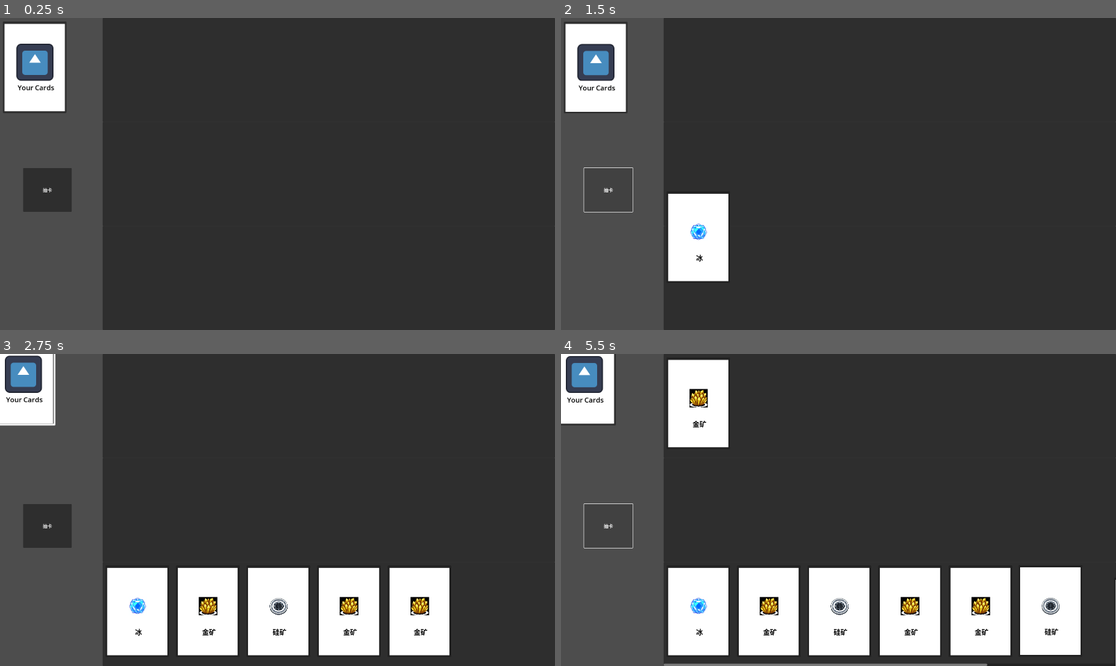
Above: before the commit, frames 1-4 (two rows, left to right).
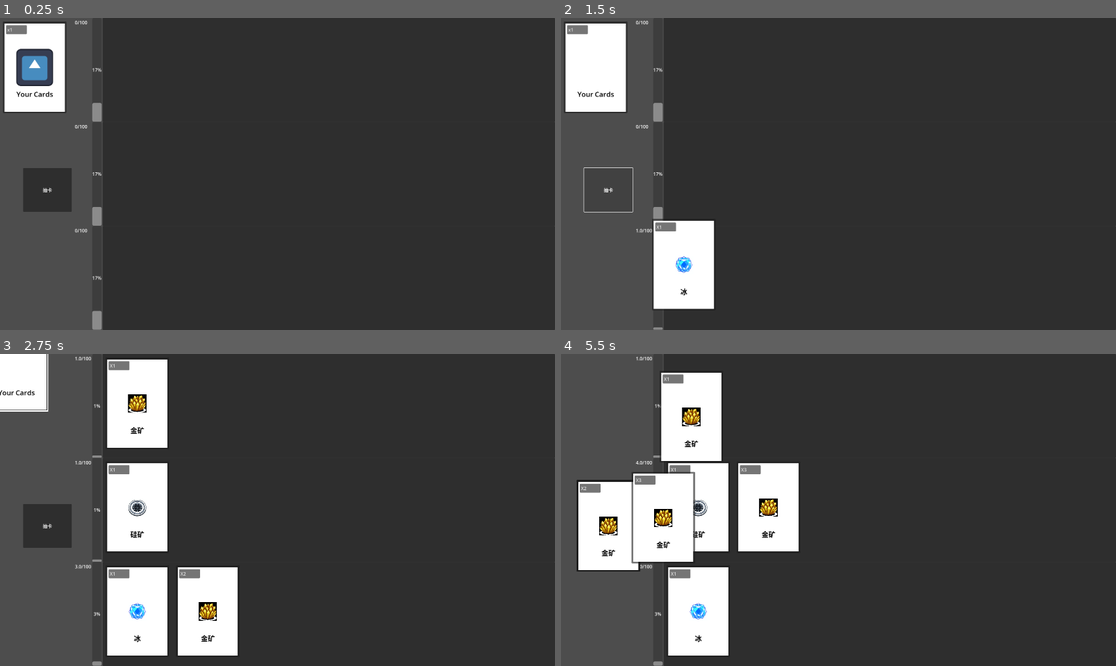
Above: after the commit, the same moments.

Repository: 1185724109/godot-card-game-frame
Game: Godot game, scene res://main.tscn
The game is run twice, just before and just after one commit, with the same random seed, the same clock (stepped at 60 frames per second) and the same inputs. The engine's default icon, where the game draws it, is replaced by a stand-in: a white triangle on a blue panel in a dark square.
Inputs (mouse positions are in pixels of both pictures, inside the frame that each line leads up to):
- Up to frame 1 (0.25 s): no input
- Up to frame 2 (1.5 s): click (594, 67) at 0.5 s; click "抽卡" at 1.25 s
- Up to frame 3 (2.75 s): click (16, 366) at 2 s, where only the run after the commit has a clickable "x1"
- Up to frame 4 (5.5 s): click (677, 366) at 2.75 s, where only the run after the commit has a clickable "X1"; click (749, 572) at 3.5 s, where only the run after the commit has a clickable "X2"; click (583, 378) at 4.27 s; click "抽卡" at 5 s

The runs differ from the first frame. In frame 1, 1.2% of the frame differs, in the area x 0-19%, y 0-100%; in frame 2, 4.6%; in frame 3, 18%; in frame 4, 31%, in the area x 0-100%, y 0-100%.
Error before the commit: Invalid call. Nonexistent function 'add_card' in base 'Nil'. (res://cards/card.gd:61)
Error after the commit: Invalid access to property or key 'base_displayName' on a base object of type 'Dictionary'. (res://cards/card.gd:120)

Commit message:
更新了卡牌堆叠

Diff:
--- /dev/null
+++ b/VFSlayer.gd
@@ -0,0 +1 @@
+extends CanvasLayer
--- /dev/null
+++ b/VFSlayer.tscn
@@ -0,0 +1,7 @@
+[gd_scene load_steps=2 format=3 uid="uid://dew3yjp7bqrc6"]
+
+[ext_resource type="Script" uid="uid://c60opswrxm3t8" path="res://VFSlayer.gd" id="1_tke60"]
+
+[node name="VFSlayer" type="CanvasLayer"]
+layer = 10
+script = ExtResource("1_tke60")
--- a/cards/card.gd
+++ b/cards/card.gd
@@ -13,9 +13,13 @@
 @export var cardWeight:float
 @export var cardInfo:Dictionary
 
-var pickButton
+@export var pickButton:Button
+var dup
+var num = 1
 
-enum cardState{following,dragging}
+
+
+enum cardState{following,dragging,vfs,fake}
 @export var cardCurrentState=cardState.following
 
 @export var follow_target:Node
@@ -25,8 +29,7 @@
 func _process(delta: float) -> void:
 	match  cardCurrentState:
 		cardState.dragging:
-			var target_position=get_global_mouse_position()-size/2
-			global_position=global_position.lerp(target_position, 0.4)
+			follow(get_global_mouse_position()-size/2,delta)
 
 			var mouse_position = get_global_mouse_position()
 			var nodes = get_tree().get_nodes_in_group("cardDropable")
@@ -36,29 +39,66 @@
 
 		cardState.following:
 			if follow_target!=null:
-				var target_position=follow_target.global_position
-				var displacement = target_position - global_position
-				var force = displacement * stiffness
-				velocity += force * delta
-				velocity *= (1.0 - damping)
-				global_position += velocity * delta
+				follow(follow_target.global_position,delta)
+		cardState.vfs:
+			follow(get_global_mouse_position()-size/2,delta)
 
+func follow(target_position:Vector2,delta:float):
+		var displacement = target_position - global_position
+		var force = displacement * stiffness
+		velocity += force * delta
+		velocity *= (1.0 - damping)
+		global_position += velocity * delta
 
-
+func cardStack(cardToStack):
+	var stackNum=cardToStack.num
+	if num+stackNum > maxStackNum:
+		return false
+	else:
+		num=num+stackNum
+		drawCard()
+		print("卡牌被堆叠了")
+		return true
 
 func _on_button_button_down() -> void:
-	cardCurrentState = cardState.dragging
-	if follow_target!=null:
-		follow_target.queue_free()
-	pass # Replace with function body.
+	if cardCurrentState==cardState.following:
+		var numc=num
+		num=1
+		drawCard()
+		dup=self.duplicate() as card
+		VfSlayer.add_child(dup)
+		dup.global_position=global_position
+		dup.cardCurrentState=cardState.vfs
+		cardCurrentState = cardState.dragging
+		get_parent().get_parent().update_weight()#在满的时候就要先检测一下了，相对于提前删除这部分重量
+		if numc!=1&&numc!=null:
+			var c:card = Infos.add_new_card(cardName,get_parent().get_parent(),self)
+			c.follow_target.queue_free()
+			c.follow_target=follow_target
+			c.global_position=global_position
+			c.num=numc-1
+			c.drawCard()
+		elif follow_target!=null:
+			follow_target.queue_free()
+		get_parent().get_parent().update_weight()
+
+		pass # Replace with function body.
 
 
 func _on_button_button_up() -> void:
-	cardCurrentState = cardState.following
+	if dup!=null:
+		dup.queue_free()
+
 	if whichDeckMouseIn!=null:
 		whichDeckMouseIn.add_card(self)
 	else:
-		preDeck.add_card(self)
+		if preDeck!=null:
+			preDeck.add_card(self)
+		else:
+			print("有一张卡牌没有preDeck，也没有whichDeckMouseIn，一般是由于点的太快导致的")
+
+	cardCurrentState = cardState.following
+
 	pass # Replace with function body.
 
 func initCard(Nm) -> void:
@@ -78,3 +118,14 @@
 	var imgPath="res://cardImg/"+str(cardName)+".png"
 	$Control/ColorRect/itemImg.texture=load(imgPath)
 	$Control/ColorRect/name.text=cardInfo[ "base_displayName"]
+	$allButton.text = "X"+str(num)
+
+func _on_all_button_button_down() -> void:
+	dup=self.duplicate()
+	VfSlayer.add_child(dup)
+	dup.global_position=global_position
+	dup.cardCurrentState=cardState.vfs
+	cardCurrentState = cardState.dragging
+	if follow_target!=null:
+		follow_target.queue_free()
+	pass # Replace with function body.
--- a/cards/card.tscn
+++ b/cards/card.tscn
@@ -29,46 +29,54 @@
 [node name="Control" type="Panel" parent="."]
 custom_minimum_size = Vector2(220, 317)
 layout_mode = 1
-anchors_preset = 8
-anchor_left = 0.5
-anchor_top = 0.5
-anchor_right = 0.5
-anchor_bottom = 0.5
-offset_left = -110.0
-offset_top = -158.5
-offset_right = 110.0
-offset_bottom = 158.5
+anchors_preset = -1
+anchor_right = 1.0
+anchor_bottom = 1.0
+offset_left = 10.0
+offset_top = 11.5
+offset_right = -10.0
+offset_bottom = -11.5
 grow_horizontal = 2
 grow_vertical = 2
+metadata/_edit_use_anchors_ = true
 
 [node name="ColorRect" type="ColorRect" parent="Control"]
+layout_mode = 1
+anchors_preset = -1
+anchor_right = 1.0
+anchor_bottom = 1.0
+offset_left = 6.0
+offset_top = 7.0
+offset_right = -6.0
+offset_bottom = -5.0
+grow_horizontal = 2
+grow_vertical = 2
+metadata/_edit_use_anchors_ = true
+
+[node name="itemImg" type="TextureRect" parent="Control/ColorRect"]
 layout_mode = 1
 anchors_preset = 15
 anchor_right = 1.0
 anchor_bottom = 1.0
-offset_left = 6.0
-offset_top = 8.0
-offset_right = -6.0
-offset_bottom = -6.0
 grow_horizontal = 2
 grow_vertical = 2
-
-[node name="itemImg" type="TextureRect" parent="Control/ColorRect"]
-layout_mode = 0
-offset_left = 41.0
-offset_top = 68.5
-offset_right = 169.0
-offset_bottom = 196.5
 texture = ExtResource("1_ivai2")
 expand_mode = 1
 stretch_mode = 3
 
 [node name="name" type="Label" parent="Control/ColorRect"]
-layout_mode = 0
-offset_left = 45.0
-offset_top = 203.5
-offset_right = 171.0
-offset_bottom = 237.5
+layout_mode = 1
+anchors_preset = -1
+anchor_left = -0.035
+anchor_top = 0.5
+anchor_right = 1.027
+anchor_bottom = 0.5
+offset_left = 48.28
+offset_top = 75.0
+offset_right = -46.616
+offset_bottom = 109.0
+grow_horizontal = 2
+grow_vertical = 2
 theme_override_colors/font_color = Color(0, 0, 0, 1)
 theme_override_font_sizes/font_size = 24
 text = "Your Cards"
@@ -87,5 +95,15 @@
 grow_vertical = 2
 theme = SubResource("Theme_4k7q8")
 
+[node name="allButton" type="Button" parent="."]
+layout_mode = 0
+offset_left = 21.0
+offset_top = 25.0
+offset_right = 93.0
+offset_bottom = 56.0
+text = "x1"
+alignment = 0
+
 [connection signal="button_down" from="Button" to="." method="_on_button_button_down"]
 [connection signal="button_up" from="Button" to="." method="_on_button_button_up"]
+[connection signal="button_down" from="allButton" to="." method="_on_all_button_button_down"]
--- a/deck/deck.gd
+++ b/deck/deck.gd
@@ -1,10 +1,12 @@
 extends Panel
 
+class_name deck
 
 @onready var cardDeck: Control = $cardDcek
 @onready var cardPoiDeck: HBoxContainer = $ScrollContainer/cardPoiDeck
 
-
+var currentWeight = 0
+@export var maxWeight = 100
 func _process(delta: float) -> void:
 	if cardDeck.get_child_count()!=0:
 		var children = cardDeck.get_children()
@@ -21,6 +23,14 @@
 	return a.position.x < b.position.x
 
 func add_card(cardToAdd)->void:
+
+	if currentWeight+cardToAdd.cardWeight<=maxWeight:
+		if card_is_stacked(cardToAdd):
+			return
+
+
+
+
 	var index=cardToAdd.z_index
 	var cardBackground=preload("res://card_background.tscn").instantiate()
 	cardPoiDeck.add_child(cardBackground)
@@ -42,3 +52,38 @@
 	cardToAdd.preDeck=self
 
 	cardToAdd.cardCurrentState=cardToAdd.cardState.following
+	update_weight()
+
+func update_weight() -> void:
+	var nowWeight=0
+	for i in cardDeck.get_children():
+		if i.cardCurrentState==i.cardState.following:
+			nowWeight+=i.cardWeight*i.num
+	currentWeight=nowWeight
+	var weightText = str(currentWeight)+"/"+str(maxWeight)
+	$weight.text = weightText
+	$ProgressBar.value = currentWeight
+	print(str(self.name)+"现在重量为"+weightText)
+
+
+func card_is_stacked(cardToStack)->bool:
+	for i in cardDeck.get_children():
+		if cardToStack.cardName==i.cardName && i.cardCurrentState==i.cardState.following:
+			if i.cardStack(cardToStack):
+				fake_card_move(i)
+				cardToStack.queue_free()
+				update_weight()
+				return true
+	return false
+
+
+func fake_card_move(cardTofake):
+	var fakeCard=cardTofake.duplicate()
+	#fakeCard.initCard(cardTofake.cardName)
+	fakeCard.z_index=1000
+	fakeCard.cardCurrentState=fakeCard.cardState.fake
+	VfSlayer.add_child(fakeCard)
+	fakeCard.global_position=get_global_mouse_position()-Vector2(125,180)
+	var tween=create_tween()
+	await  tween.tween_property(fakeCard,"global_position",cardTofake.global_position,0.2).set_trans(Tween.TRANS_BACK).set_ease(Tween.EASE_OUT).finished
+	fakeCard.queue_free()
--- a/deck/deck.tscn
+++ b/deck/deck.tscn
@@ -2,7 +2,7 @@
 
 [ext_resource type="Script" uid="uid://bvqnbkjk3e8cp" path="res://deck/deck.gd" id="1_iau1w"]
 
-[node name="deck" type="Panel" groups=["cardDropable"]]
+[node name="deck" type="Panel" groups=["cardDeck"]]
 offset_right = 1565.0
 offset_bottom = 360.0
 script = ExtResource("1_iau1w")
@@ -25,3 +25,19 @@
 anchor_bottom = 1.0
 grow_horizontal = 2
 grow_vertical = 2
+
+[node name="ProgressBar" type="ProgressBar" parent="."]
+layout_mode = 0
+offset_left = -36.0
+offset_right = -3.0
+offset_bottom = 359.0
+value = 17.05
+fill_mode = 3
+
+[node name="weight" type="Label" parent="."]
+layout_mode = 0
+offset_left = -96.0
+offset_top = 4.0
+offset_right = -56.0
+offset_bottom = 27.0
+text = "0/100"
--- /dev/null
+++ b/infos.gd
@@ -0,0 +1,18 @@
+extends CanvasLayer
+
+func add_new_card(cardName,cardDeck,caller = get_tree().get_first_node_in_group("cardDeck"))->Node:
+
+
+		print("开始创建新卡牌："+str(cardName))
+		var cardClass=CardInfos.infosDic[cardName]["base_cardClass"]
+		print("添加的卡的类型为%s:"%cardClass)
+		var cardToAdd
+
+		cardToAdd=preload("res://cards/card.tscn").instantiate() as card
+
+		cardToAdd.initCard(cardName)
+
+		cardToAdd.global_position=caller.global_position
+		cardToAdd.z_index=100
+		cardDeck.add_card(cardToAdd)
+		return cardToAdd
--- /dev/null
+++ b/infos.tscn
@@ -0,0 +1,6 @@
+[gd_scene load_steps=2 format=3 uid="uid://bos7sr7ar0mhi"]
+
+[ext_resource type="Script" uid="uid://l3y1m1tkes8g" path="res://infos.gd" id="1_ek0vb"]
+
+[node name="infos" type="CanvasLayer"]
+script = ExtResource("1_ek0vb")
--- a/main.gd
+++ b/main.gd
@@ -10,21 +10,9 @@
 @export var minRandomItemNum:int
 @export var siteItems:Dictionary
 
-func add_new_card(cardName,cardDeck,caller=scene_1)->Node:
-		print("开始创建新卡牌："+str(cardName))
-		var cardClass=CardInfos.infosDic[cardName]["base_cardClass"]
-		print("添加的卡的类型为%s:"%cardClass)
-		var cardToAdd
 
-		cardToAdd=preload("res://cards/card.tscn").instantiate() as card
 
-		cardToAdd.initCard(cardName)
 
-		cardToAdd.global_position=caller.global_position
-		cardToAdd.z_index=100
-		cardDeck.add_card(cardToAdd)
-
-		return cardToAdd
 #写一个随机生成几张卡片的函数，首先从给定的随机最大值和最小值之间生成卡牌数量，然后根据卡牌数量从可选择的卡牌中根据卡牌出现概率选择生成的卡牌并执行生成函数，可选择的卡牌以字典的形式储存，键名为卡牌名，键值为出现概率，概率为0到100
 func get_some_card():
 
@@ -42,8 +30,9 @@
 				break
 
 	for c in selected_cards:
+		var randomDeck = get_tree().get_nodes_in_group("cardDeck")[randi_range(0,2)]
 		await get_tree().create_timer(0.1).timeout
-		add_new_card(c,scene_3,scene_1)
+		Infos.add_new_card(c,randomDeck,$Button)
 
 
 # 计算权重总和
--- a/main.tscn
+++ b/main.tscn
@@ -30,13 +30,13 @@
 offset_left = 355.0
 offset_right = 1920.0
 
-[node name="deck2" parent="." instance=ExtResource("2_0xm2m")]
+[node name="deck2" parent="." groups=["cardDropable"] instance=ExtResource("2_0xm2m")]
 offset_left = 355.0
 offset_top = 360.0
 offset_right = 1920.0
 offset_bottom = 720.0
 
-[node name="deck3" parent="." instance=ExtResource("2_0xm2m")]
+[node name="deck3" parent="." groups=["cardDropable"] instance=ExtResource("2_0xm2m")]
 offset_left = 355.0
 offset_top = 720.0
 offset_right = 1920.0
--- a/project.godot
+++ b/project.godot
@@ -18,6 +18,8 @@
 [autoload]
 
 CardInfos="*res://assets/cardsInfo.gd"
+VfSlayer="*res://VFSlayer.tscn"
+Infos="*res://infos.gd"
 
 [display]
 
@@ -27,3 +29,4 @@
 [global_group]
 
 cardDropable=""
+cardDeck=""
Not shown, added: VFSlayer.gd.uid
Not shown, added: infos.gd.uid
